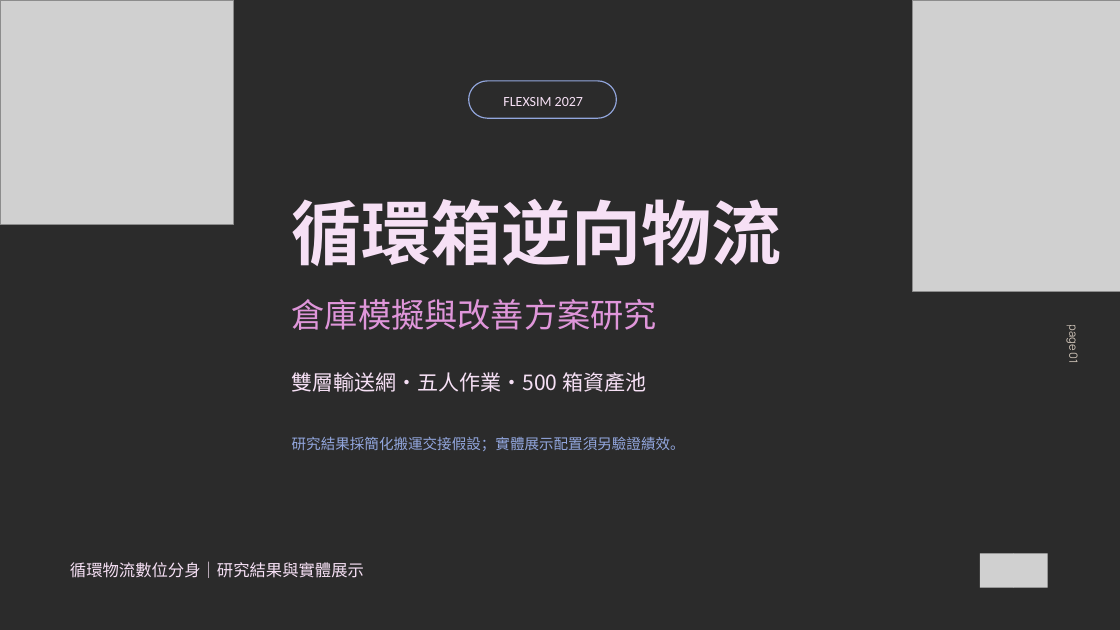
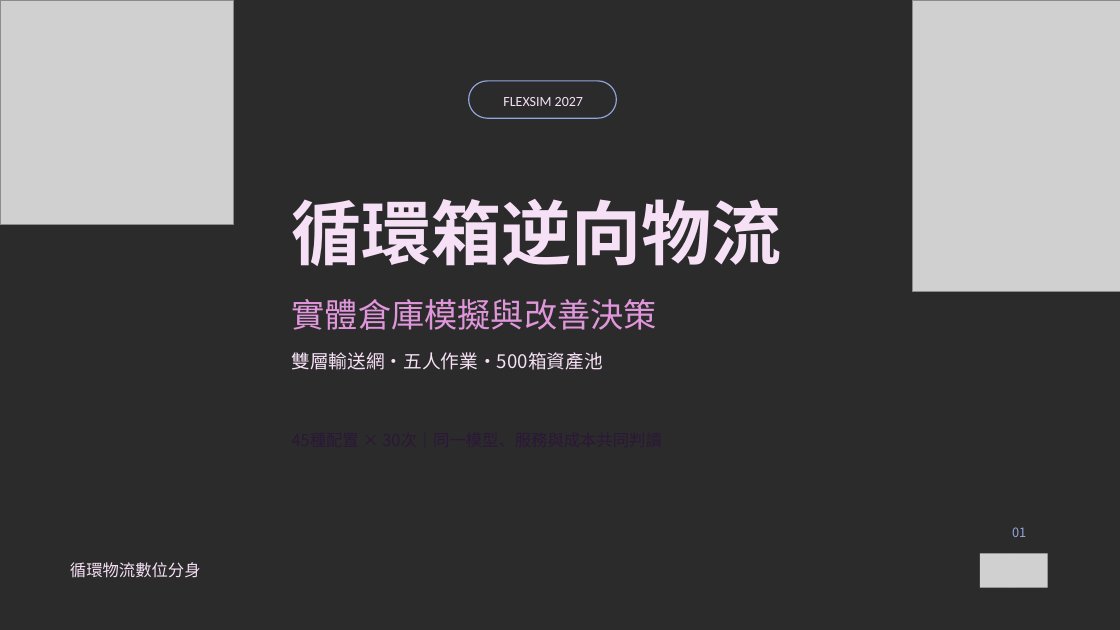
Before and after one commit to JRYTW/flexsim-circular-logistics-digital-twin, a slide deck: slide 1 of 重點檔案/成果簡報.pptx. Drawn at 1120x630 pixels with LibreOffice and Linux fonts; fonts in the diff are those of the drawing; grey boxes stand for pictures; background and template pictures are left out; a plain dark background stands for a picture behind light text. Boxes give left, top, right and bottom in pixels: in the first picture for what was removed or moved away, otherwise in the second. Text is boxed around its words. In the diff, an @@ line names an element or a change of style, - is before the commit and + after.

```diff
--- a/重點檔案/成果簡報.pptx
+++ b/重點檔案/成果簡報.pptx
@@ text at (x1=292, y1=299, x2=657, y2=330): text changed @@
-倉庫模擬與改善方案研究
+實體倉庫模擬與改善決策
@@ text added at (x1=292, y1=299, x2=657, y2=330), 21 pt, text #2B1739 @@
+45種配置 × 30次｜同一模型、服務與成本共同判讀
@@ text at (x1=292, y1=352, x2=603, y2=370): text changed; size 27 to 24 pt @@
-雙層輸送網・五人作業・500 箱資產池
+雙層輸送網・五人作業・500箱資產池
@@ text removed at (x1=292, y1=437, x2=685, y2=451) @@
-研究結果採簡化搬運交接假設；實體展示配置須另驗證績效。
@@ text at (x1=1012, y1=527, x2=1026, y2=537): text changed; size 14.5 to 16.5 pt; font Manrope to Noto Sans CJK TC; text colour #FEF0E1 at 79% opacity to #92A6DD @@
-page 01
+01
@@ text "01" at (x1=1012, y1=527, x2=1026, y2=537): rotation 90 to 0 degrees @@
@@ text at (x1=70, y1=562, x2=201, y2=578): text changed @@
-循環物流數位分身｜研究結果與實體展示
+循環物流數位分身
```
Also in this commit, not shown: 24 slides added, 14 slides removed, 36 other files.
